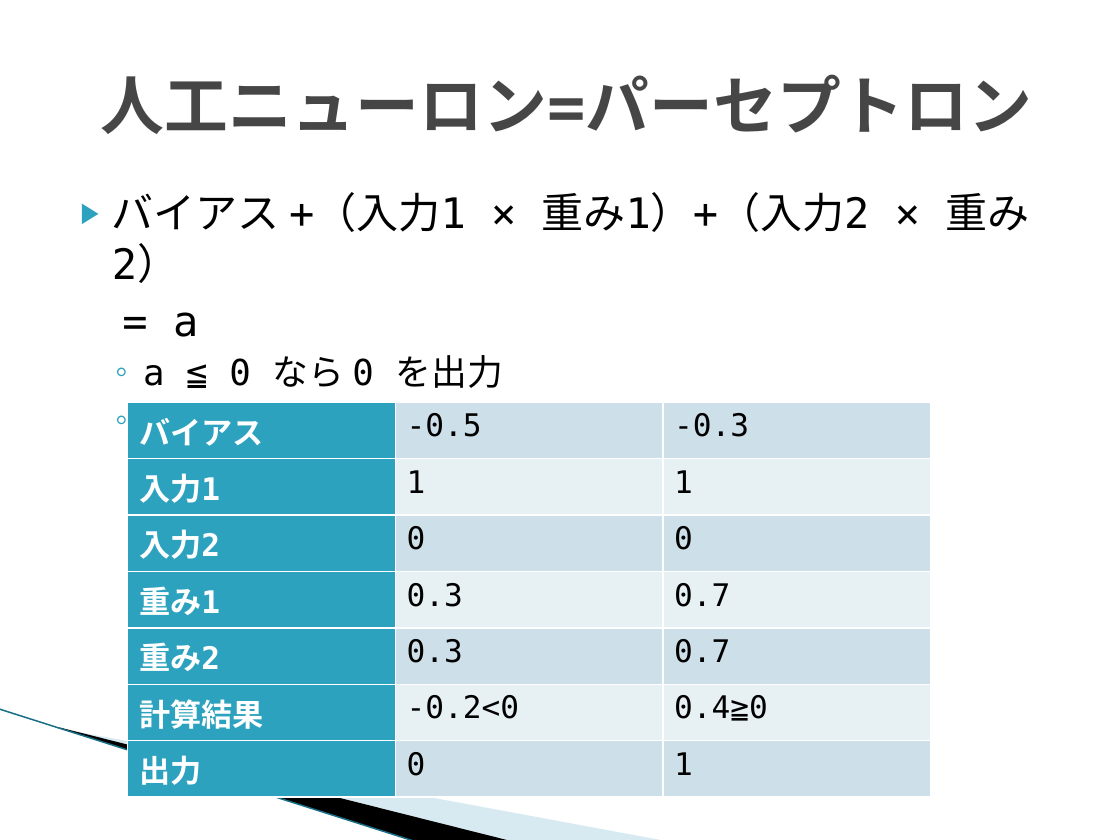
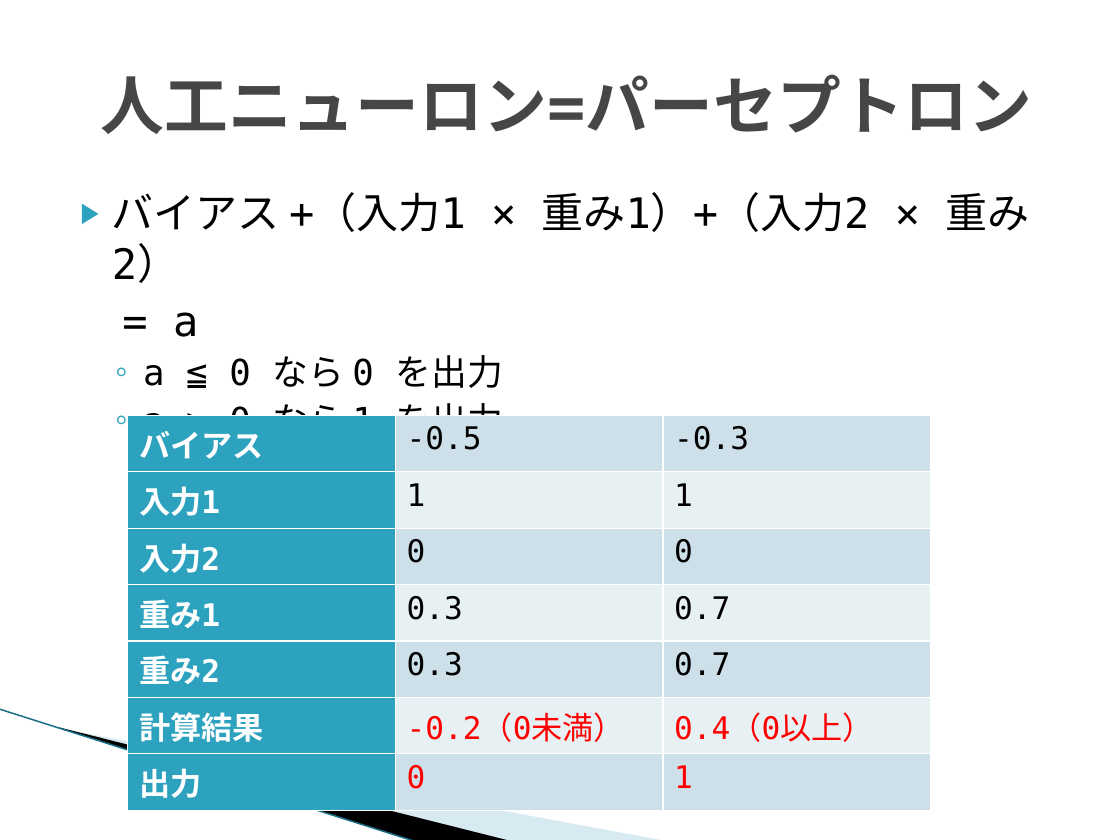
Before and after one commit to aaaakkkkiii/deeplearning, a slide deck: slide 13 of ディープラーニング.pptx (slide 14 before the commit). Drawn at 1120x840 pixels with LibreOffice and Linux fonts; fonts in the diff are those of the drawing; background and template pictures are left out. Boxes give left, top, right and bottom in pixels: in the first picture for what was removed or moved away, otherwise in the second. Text is boxed around its words. In the diff, an @@ line names an element or a change of style, - is before the commit and + after.

```diff
--- a/ディープラーニング.pptx
+++ b/ディープラーニング.pptx
@@ table at (128, 416, 931, 802) @@
-row 6, column 2: -0.2<0
+row 6, column 2: -0.2（0未満）
-row 6, column 3: 0.4≧0
+row 6, column 3: 0.4（0以上）
@@ text colour #000000 to #FF0000 in "0", "1" @@
@@ table: place and size @@
-table at (128, 402, 931, 789)
+table at (128, 416, 931, 802)
```
Also in this commit, not shown: 3 other slides changed, 1 slide added, 1 slide removed.
